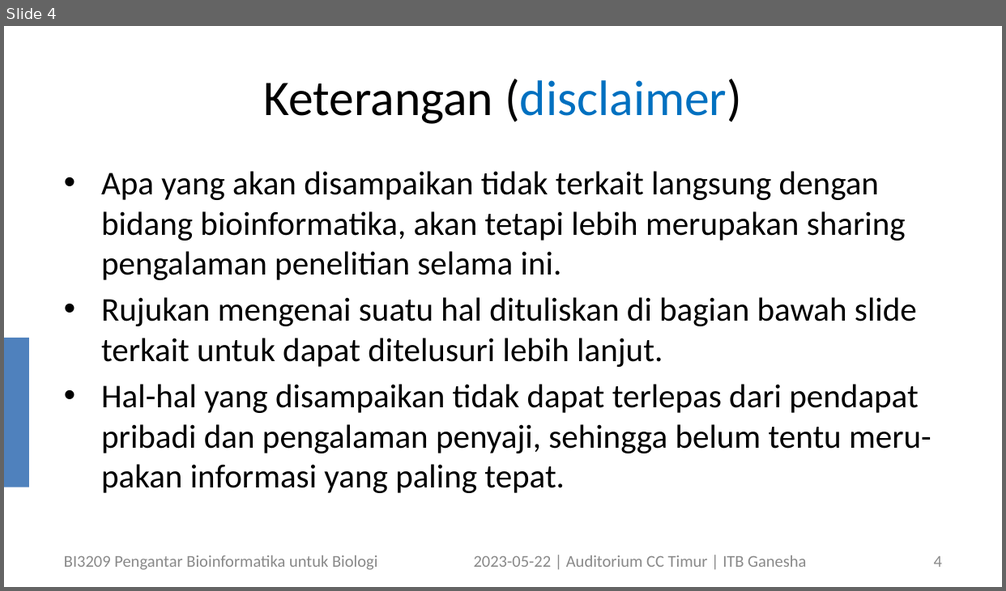
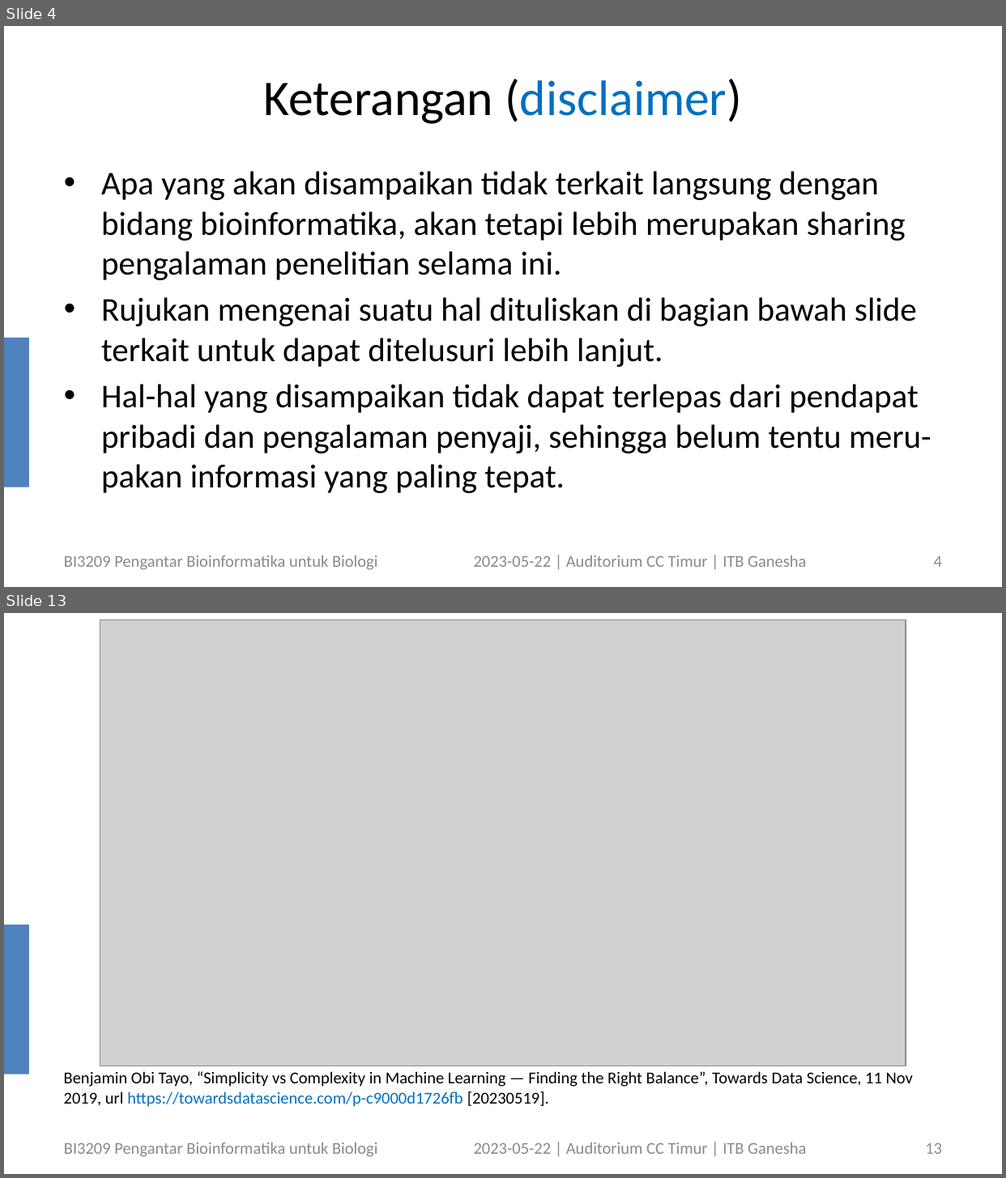
Before and after one commit to dudung/bi3209-00, a slide deck: 17/bi3209_bioinformatics_student_symposium_202305122_v1.pptx. Shown one above the other, each under a label of ours: slide 4 before the commit, slides 4 and 13 after it; the slides between them are not shown. The pictures are 1006x591 and 1006x1178 pixels, drawn with LibreOffice and Linux fonts; fonts in the diff are those of the drawing; grey boxes stand for pictures. Boxes give left, top, right and bottom in pixels: in the first picture for what was removed or moved away, otherwise in the second. Text is boxed around its words. In the diff, an @@ line names an element or a change of style, - is before the commit and + after.

```diff
--- a/17/bi3209_bioinformatics_student_symposium_202305122_v1.pptx
+++ b/17/bi3209_bioinformatics_student_symposium_202305122_v1.pptx
@@ slide 13 added at [4,613,1002,1174], background #FFFFFF; not listed: 1 template element that a slide beside it also shows @@
@@ picture added at [100,620,905,1067] @@
@@ text added at [64,1071,913,1107], 12 pt, text #000000 @@
+Benjamin Obi Tayo, “Simplicity vs Complexity in Machine Learning — Finding the Right Balance”, Towards Data Science, 11 Nov 2019, url https://towardsdatascience.com/p-c9000d1726fb [20230519].
@@ text added at [64,1143,378,1157], 12 pt, text #898989 @@
+BI3209 Pengantar Bioinformatika untuk Biologi
@@ text added at [474,1143,806,1154], 12 pt, text #898989 @@
+2023-05-22 | Auditorium CC Timur | ITB Ganesha
@@ page number added at [925,1144,942,1154], 12 pt, text #8C8C8C @@
+13
```
Also in this commit, not shown: 4 slides changed, 6 other slides added.
